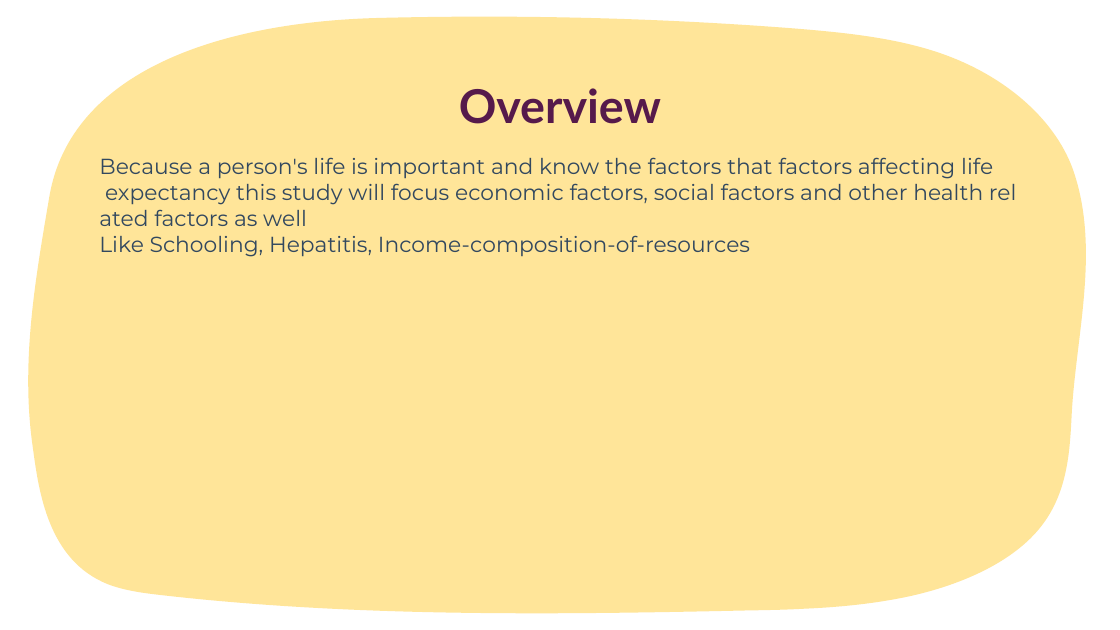
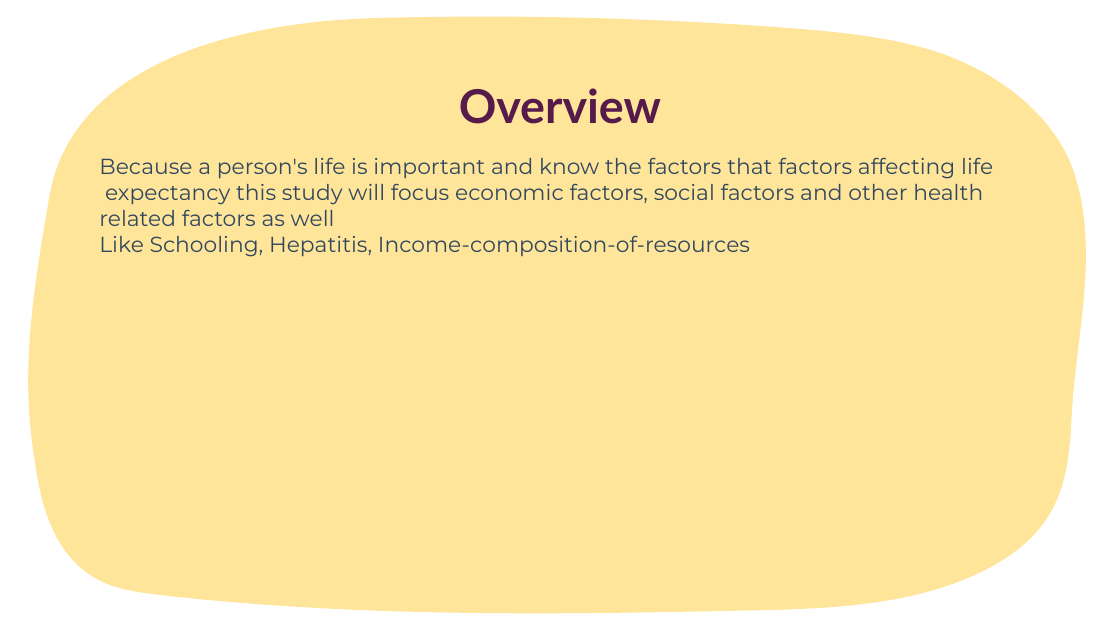
Before and after one commit to ShahadAbdulaziz/Life-Expectancy-REGRESSION, a slide deck: slide 3 of Factors affecting Life Expectancy.pptx. Drawn at 1120x630 pixels with LibreOffice and Linux fonts; fonts in the diff are those of the drawing. Boxes give left, top, right and bottom in pixels: in the first picture for what was removed or moved away, otherwise in the second. Text is boxed around its words. In the diff, an @@ line names an element or a change of style, - is before the commit and + after.

```diff
--- a/Factors affecting Life Expectancy.pptx
+++ b/Factors affecting Life Expectancy.pptx
@@ text at (99,183,983,257): text changed @@
-expectancy this study will focus economic factors, social factors and other health related factors as well
-Like Schooling, Hepatitis, Income-composition-of-resources
+expectancy this study will focus economic factors, social factors and other health
+related factors as well
+Like Schooling, Hepatitis, Income-composition-of-resources
```
Also in this commit, not shown: 1 other slide changed, 1 other file.
